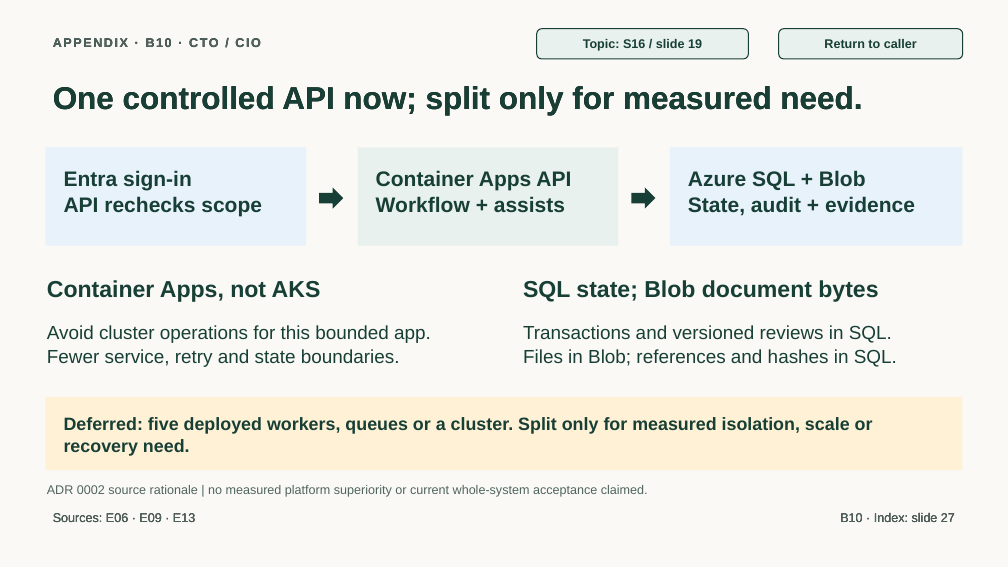
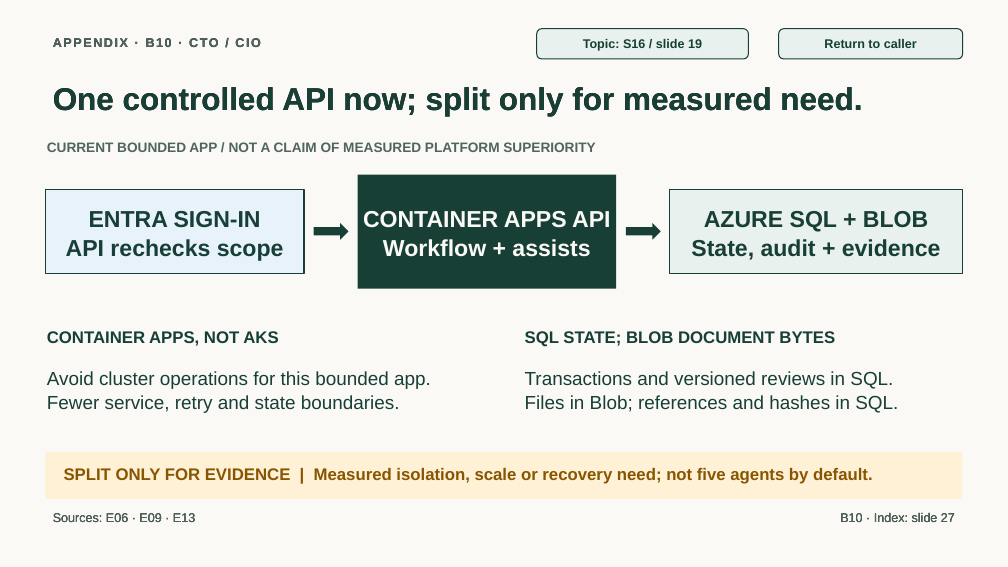
Before and after one commit to jmservera/ama, a slide deck: slide 37 of docs/capstone/deck/zava-forward-cowork-v2-draft.pptx. Drawn at 1008x567 pixels with LibreOffice and Linux fonts; fonts in the diff are those of the drawing. Boxes give left, top, right and bottom in pixels: in the first picture for what was removed or moved away, otherwise in the second. Text is boxed around its words. In the diff, an @@ line names an element or a change of style, - is before the commit and + after.

```diff
--- a/docs/capstone/deck/zava-forward-cowork-v2-draft.pptx
+++ b/docs/capstone/deck/zava-forward-cowork-v2-draft.pptx
@@ rectangle removed at (x1=45, y1=147, x2=306, y2=246) @@
@@ text added at (x1=47, y1=142, x2=595, y2=152), 13 pt, text #50655E, bold @@
+CURRENT BOUNDED APP / NOT A CLAIM OF MEASURED PLATFORM SUPERIORITY
@@ rectangle removed at (x1=358, y1=147, x2=619, y2=246) @@
@@ rectangle removed at (x1=670, y1=147, x2=963, y2=246) @@
@@ rectangle "CONTAINER APPS API" resized from (x1=376, y1=170, x2=571, y2=212) to (x1=358, y1=175, x2=616, y2=289) @@
@@ rectangle "CONTAINER APPS API" at (x1=358, y1=175, x2=616, y2=289): vertical alignment top to middle; fill none to #173F35 @@
@@ rectangle "ENTRA SIGN-IN" resized from (x1=64, y1=170, x2=262, y2=217) to (x1=45, y1=190, x2=304, y2=274) @@
@@ rectangle "ENTRA SIGN-IN" at (x1=45, y1=190, x2=304, y2=274): vertical alignment top to middle; fill none to #E8F2FB; outline none to #173F35 1.25 pt @@
@@ rectangle "AZURE SQL + BLOB" resized from (x1=688, y1=170, x2=915, y2=216) to (x1=670, y1=190, x2=963, y2=274) @@
@@ rectangle "AZURE SQL + BLOB" at (x1=670, y1=190, x2=963, y2=274): vertical alignment top to middle; fill none to #E8F1ED; outline none to #173F35 1.25 pt @@
@@ text in rectangle at (x1=66, y1=239, x2=284, y2=261): size 20 to 22 pt in "API rechecks scope"; alignment left to centre @@
@@ text in rectangle at (x1=89, y1=211, x2=261, y2=228): text changed; size 20 to 22 pt @@
-Entra sign-in
+ENTRA SIGN-IN
@@ right arrow resized from (x1=319, y1=188, x2=343, y2=209) to (x1=314, y1=223, x2=349, y2=240) @@
@@ text in rectangle at (x1=363, y1=211, x2=610, y2=228): text changed; size 20 to 22 pt; text colour #173F35 to #FAF9F6 @@
-Container Apps API
+CONTAINER APPS API
@@ text in rectangle at (x1=383, y1=239, x2=590, y2=257): size 20 to 22 pt, text colour #173F35 to #FAF9F6 in "Workflow + assists"; alignment left to centre @@
@@ right arrow resized from (x1=631, y1=188, x2=656, y2=209) to (x1=626, y1=223, x2=661, y2=240) @@
@@ text in rectangle at (x1=691, y1=239, x2=941, y2=260): size 20 to 22 pt in "State, audit + evidence"; alignment left to centre @@
@@ text in rectangle at (x1=704, y1=211, x2=928, y2=232): text changed; size 20 to 22 pt @@
-Azure SQL + Blob
+AZURE SQL + BLOB
@@ text at (x1=47, y1=331, x2=278, y2=346): text changed; size 22 to 16 pt @@
-Container Apps, not AKS
+CONTAINER APPS, NOT AKS
@@ text at (x1=525, y1=331, x2=835, y2=347): text changed; size 22 to 16 pt @@
-SQL state; Blob document bytes
+SQL STATE; BLOB DOCUMENT BYTES
@@ text "Avoid cluster operations for this ..." moved from (x1=47, y1=325, x2=431, y2=367) to (x1=47, y1=371, x2=431, y2=413) @@
@@ text "Transactions and versioned reviews in ..." moved from (x1=523, y1=325, x2=897, y2=367) to (x1=525, y1=371, x2=898, y2=413) @@
@@ rectangle resized from (x1=45, y1=397, x2=963, y2=470) to (x1=45, y1=452, x2=963, y2=499) @@
@@ text at (x1=64, y1=468, x2=873, y2=484): text changed; size 17 to 16 pt; text colour #173F35 to #885500 @@
-Deferred: five deployed workers, queues or a cluster. Split only for measured isolation, scale or recovery need.
+SPLIT ONLY FOR EVIDENCE | Measured isolation, scale or recovery need; not five agents by default.
@@ text removed at (x1=47, y1=485, x2=648, y2=497) @@
-ADR 0002 source rationale | no measured platform superiority or current whole-system acceptance claimed.
```
Also in this commit, not shown: 12 other slides changed, 21 other files.
